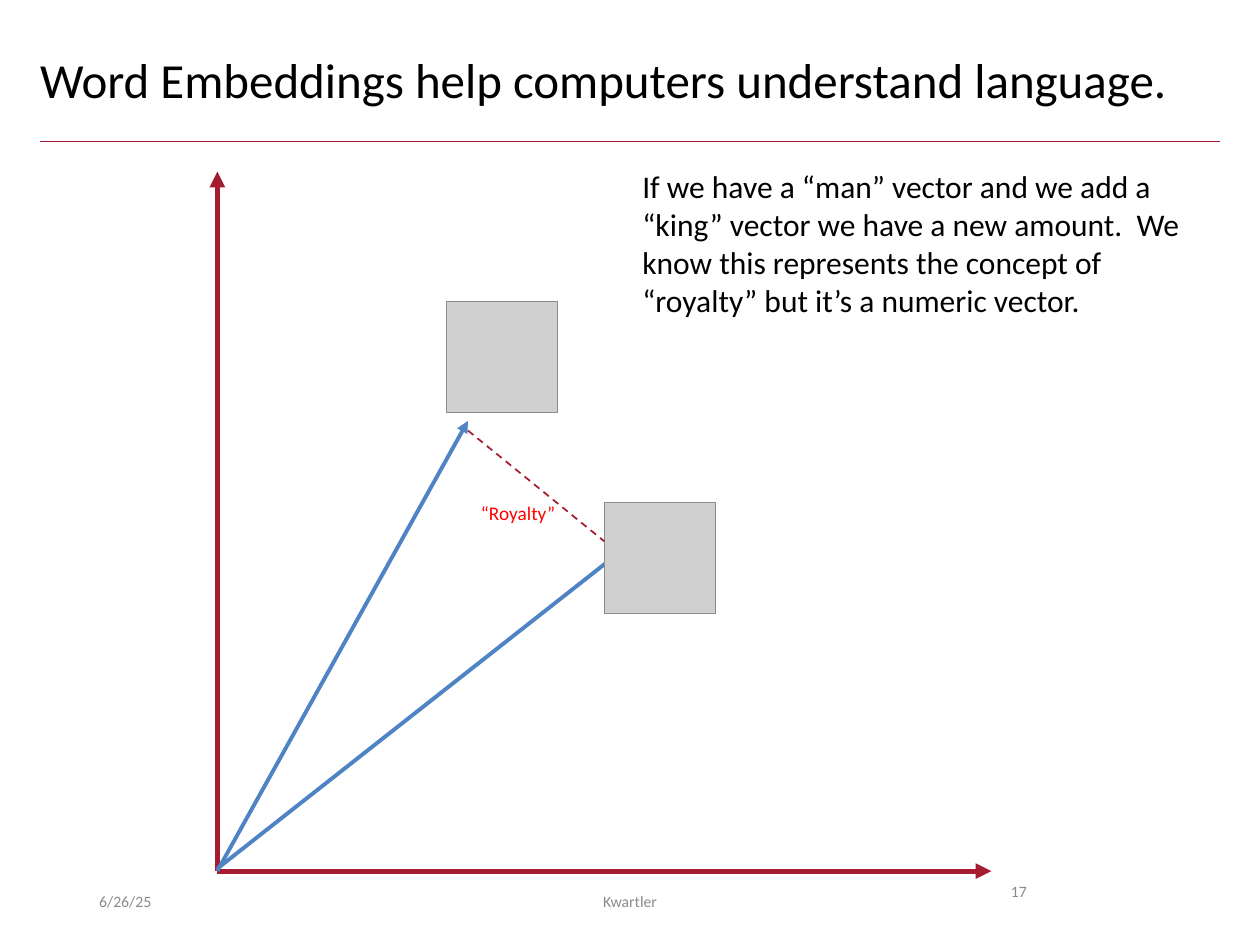
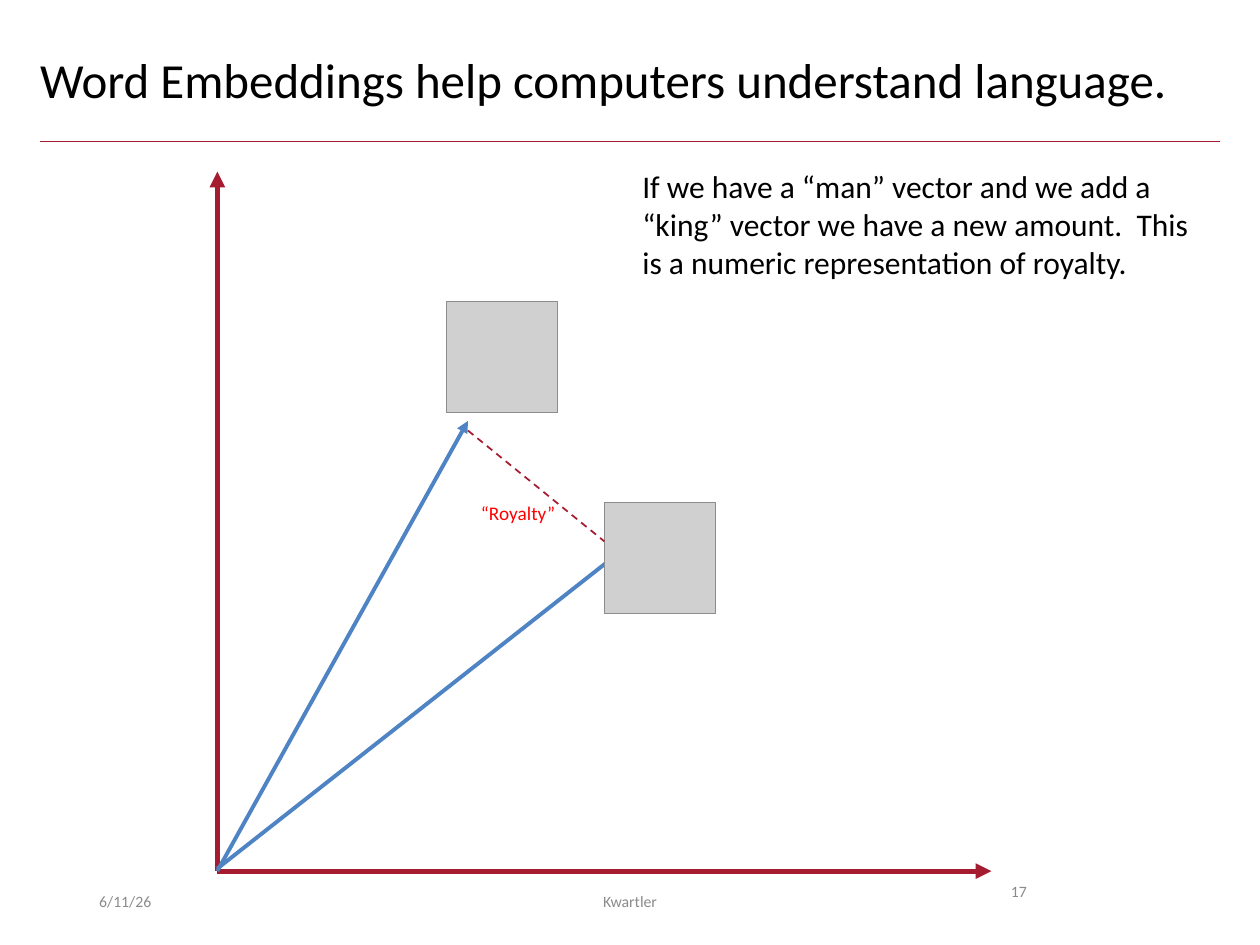
Before and after one commit to kwartler/GSERM_2025, a slide deck: slide 17 of lessons/Day5/A_TextVectors_RAG_compressed.pptx. Drawn at 1260x945 pixels with LibreOffice and Linux fonts; fonts in the diff are those of the drawing; grey boxes stand for pictures. Boxes give left, top, right and bottom in pixels: in the first picture for what was removed or moved away, otherwise in the second. Text is boxed around its words. In the diff, an @@ line names an element or a change of style, - is before the commit and + after.

```diff
--- a/lessons/Day5/A_TextVectors_RAG_compressed.pptx
+++ b/lessons/Day5/A_TextVectors_RAG_compressed.pptx
@@ text at (x1=642, y1=175, x2=1188, y2=279): text changed @@
-If we have a “man” vector and we add a “king” vector we have a new amount. We know this represents the concept of “royalty” but it’s a numeric vector.
+If we have a “man” vector and we add a “king” vector we have a new amount. This is a numeric representation of royalty.
@@ text at (x1=99, y1=896, x2=151, y2=908): text changed @@
-6/26/25
+6/11/26
```
Also in this commit, not shown: 31 other slides changed, 2 slides added, 22 other files.
